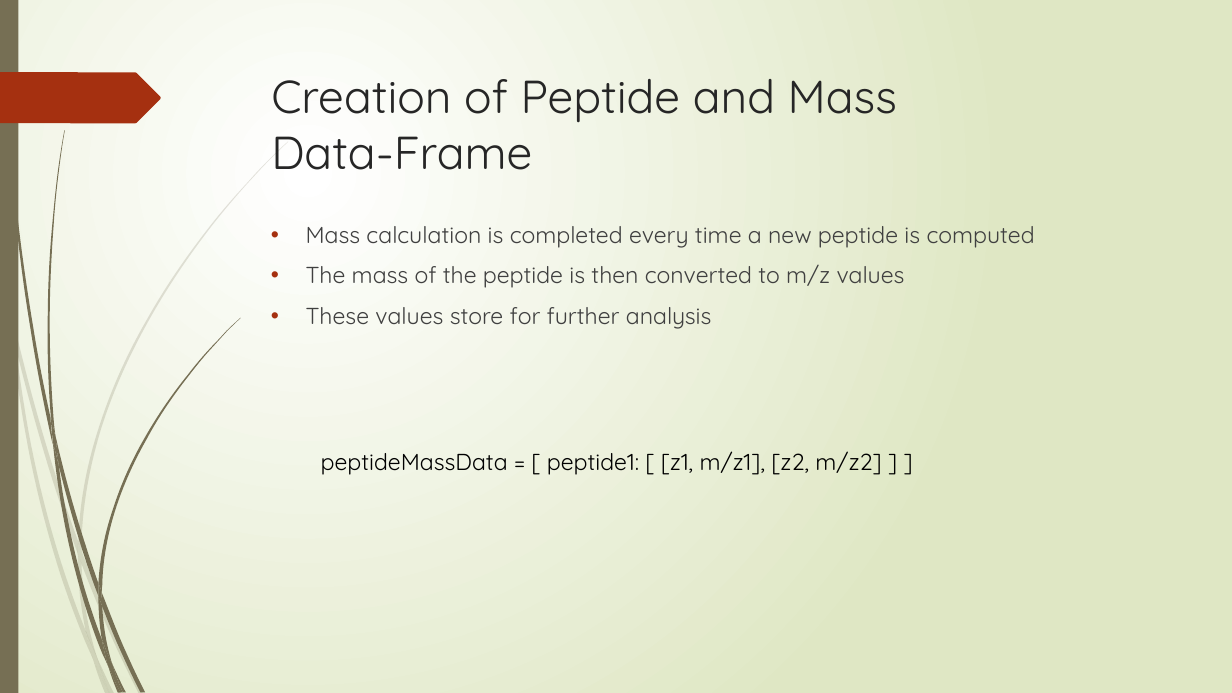
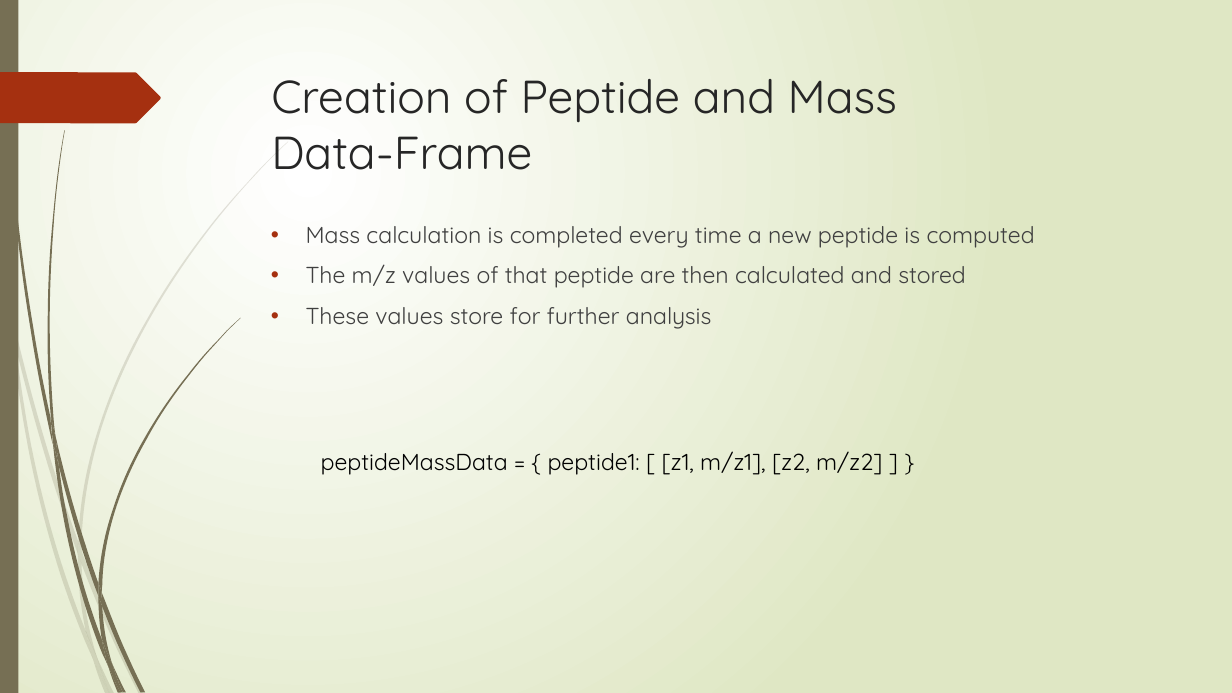
Before and after one commit to nhcha6/MersProject, a slide deck: slide 12 of MersProject/LabMeetingPresentation.pptx. Drawn at 1232x693 pixels with LibreOffice and Linux fonts; fonts in the diff are those of the drawing. Boxes give left, top, right and bottom in pixels: in the first picture for what was removed or moved away, otherwise in the second. Text is boxed around its words. In the diff, an @@ line names an element or a change of style, - is before the commit and + after.

```diff
--- a/MersProject/LabMeetingPresentation.pptx
+++ b/MersProject/LabMeetingPresentation.pptx
@@ text at [306, 264, 965, 288]: text changed @@
-• The mass of the peptide is then converted to m/z values
+• The m/z values of that peptide are then calculated and stored
@@ text at [321, 451, 882, 475]: text changed @@
-peptideMassData = [ peptide1: [ [z1, m/z1], [z2, m/z2] ] ]
+peptideMassData = { peptide1: [ [z1, m/z1], [z2, m/z2] ] }
```
Also in this commit, not shown: 8 other slides changed, 1 other file.
